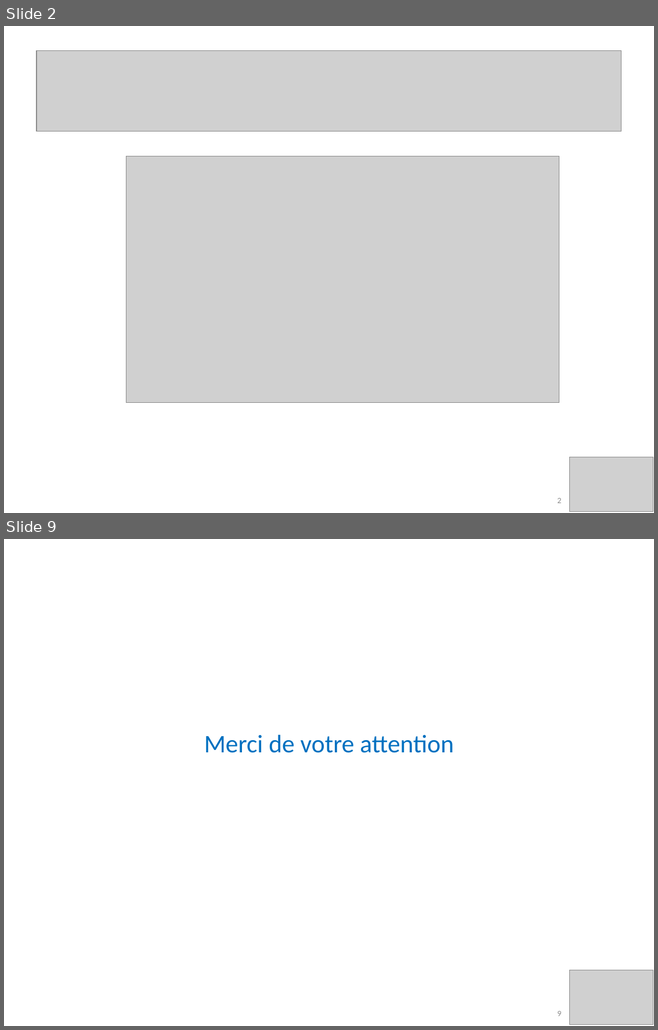
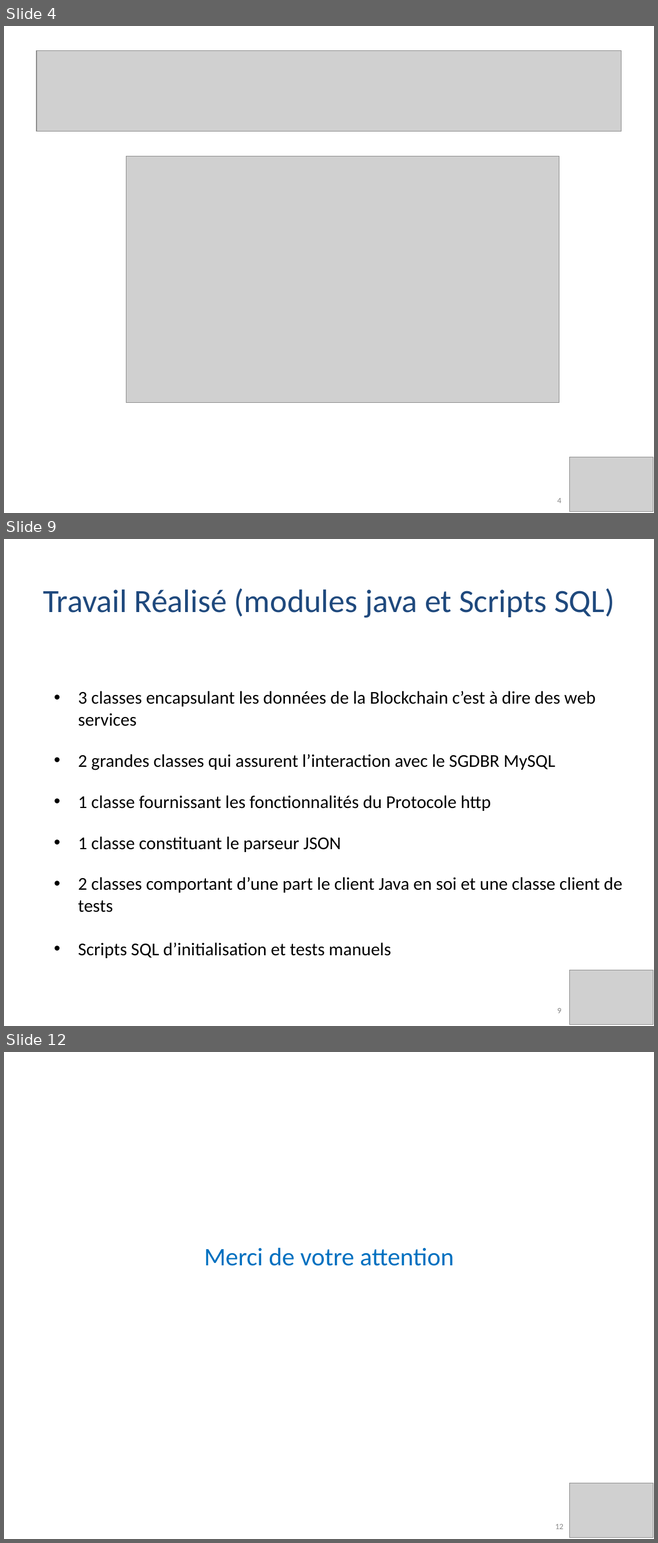
Before and after one commit to PierreSQS/Mubiz, a slide deck: Documents/Soutenance_Final_Pierre_et_Odile-20170314.pptx. Shown one above the other, each under a label of ours: slides 2 and 9 before the commit, slides 4, 9 and 12 after it; the slides between them are not shown. The pictures are 658x1030 and 658x1543 pixels, drawn with LibreOffice and Linux fonts; fonts in the diff are those of the drawing; grey boxes stand for pictures; background and template pictures are left out. Boxes give left, top, right and bottom in pixels: in the first picture for what was removed or moved away, otherwise in the second. Text is boxed around its words. In the diff, an @@ line names an element or a change of style, - is before the commit and + after.

```diff
--- a/Documents/Soutenance_Final_Pierre_et_Odile-20170314.pptx
+++ b/Documents/Soutenance_Final_Pierre_et_Odile-20170314.pptx
@@ slide 9 added at [4,539,654,1026], background #FFFFFF @@
@@ text added at [43,588,614,618], 36 pt, text #1F497D @@
+Travail Réalisé (modules java et Scripts SQL)
@@ text added at [78,691,622,958], 20 pt, text #000000 @@
+• 3 classes encapsulant les données de la Blockchain c’est à dire des web services
+• 2 grandes classes qui assurent l’interaction avec le SGDBR MySQL
+• 1 classe fournissant les fonctionnalités du Protocole http
+• 1 classe constituant le parseur JSON
+• 2 classes comportant d’une part le client Java en soi et une classe client de tests
+• Scripts SQL d’initialisation et tests manuels
@@ picture added at [569,971,652,1025] @@
@@ page number added at [557,1008,561,1013], 9 pt, text #7F7F7F @@
+9
@@ what was slide 2 is now slide 4 @@
@@ page number at [557,498,561,503]: text changed @@
-2
+4
@@ what was slide 9 is now slide 12 @@
@@ page number at [555,1524,563,1529]: text changed @@
-9
+12
```
Also in this commit, not shown: 3 slides changed, 6 other slides added, 4 slides removed.
